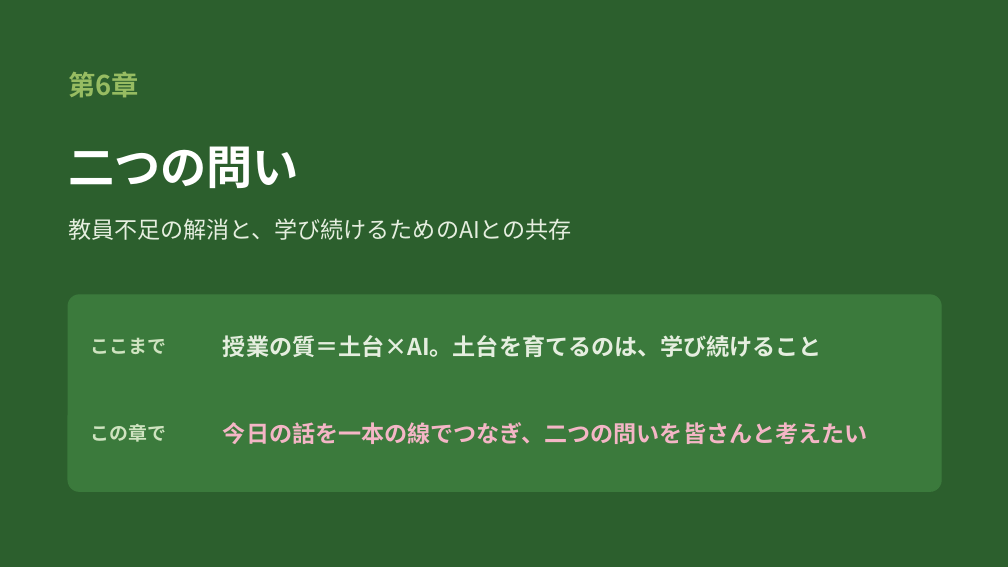
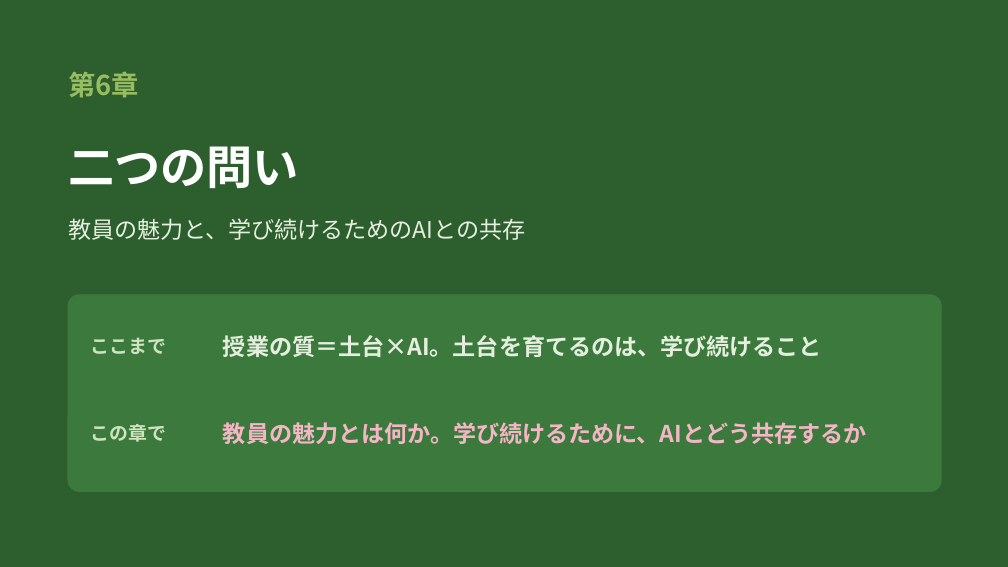
Before and after one commit to margiela14th-sudo/my-ai-project, a slide deck: slide 39 of 07_完成資料/県大会発表_生成AI授業再構築.pptx. Drawn at 1008x567 pixels with LibreOffice and Linux fonts; fonts in the diff are those of the drawing. Boxes give left, top, right and bottom in pixels: in the first picture for what was removed or moved away, otherwise in the second. Text is boxed around its words. In the diff, an @@ line names an element or a change of style, - is before the commit and + after.

```diff
--- a/07_完成資料/県大会発表_生成AI授業再構築.pptx
+++ b/07_完成資料/県大会発表_生成AI授業再構築.pptx
@@ text at (68,218,526,240): text changed @@
-教員不足の解消と、学び続けるためのAIとの共存
+教員の魅力と、学び続けるためのAIとの共存
@@ text at (223,422,867,444): text changed @@
-今日の話を一本の線でつなぎ、二つの問いを皆さんと考えたい
+教員の魅力とは何か。学び続けるために、AIとどう共存するか
```
Also in this commit, not shown: 5 other slides changed, 1 slide added, 10 other files.
